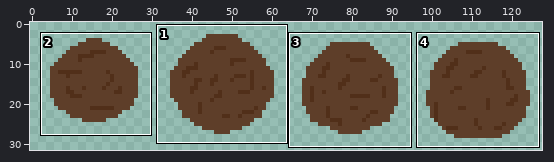
Two states of a sprite sheet, GroupGame/GroupGame/Content/Earth Bullet.png. The picture above shows the old version from afar; the outline marks the close-up.
Close-up. Before:
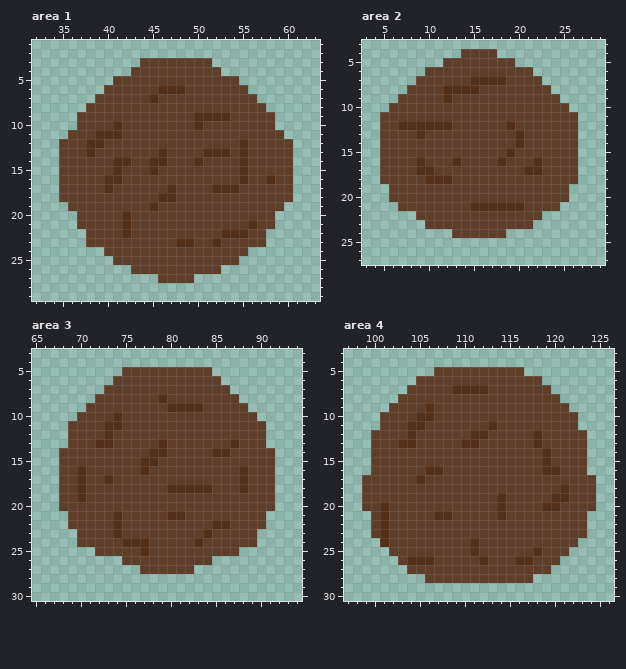
The file is 128x32 pixels. Shown: area 1: x 32..63, y 1..29; area 2: x 3..29, y 3..27; area 3: x 65..94, y 3..30; area 4: x 97..126, y 3..30.
After the commit:
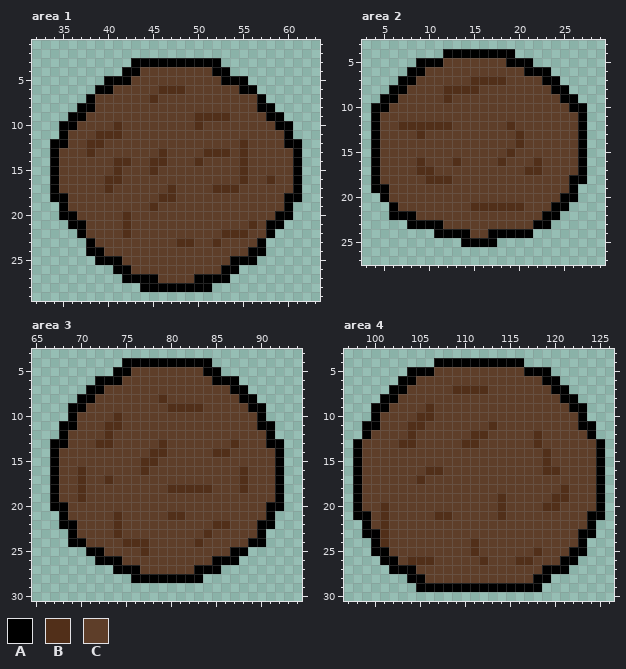
Palette (. is transparent): A #000000  B #512f19  C #5e3e29
The edit:
Changed rows in their new state; - is an unchanged pixel.
Area 1:
first column x 34:
 3 ---------AAAAAAAAAA---------
 4 --------AA--------AA--------
 5 ------AAA----------AAA------
 6 -----AA--------------AA-----
 7 ----A------------------A----
 8 ---AA------------------AA---
 9 --AA--------------------AA--
10 -AA----------------------AA-
11 -A------------------------A-
12 AA------------------------AA
13 A--------------------------A
14 A--------------------------A
15 A--------------------------A
16 A--------------------------A
17 A--------------------------A
18 AA------------------------AA
19 -A------------------------A-
20 -AA----------------------AA-
21 --AA--------------------AA--
22 ---A--------------------A---
23 ----A------------------A----
24 ----AA----------------AA----
25 -----AAA------------AAA-----
26 -------AA----------AA-------
27 --------AAAA----AAAA--------
28 ----------AAAAAAAA----------
Area 2:
first column x 4:
 4 --------AAAAAAAA--------
 5 -----AAA-------AAA------
 6 ----AA-----------AAA----
 7 ---AA--------------AA---
 8 --AA----------------AA--
 9 -AA------------------AA-
10 AA--------------------AA
11 A----------------------A
12 A----------------------A
13 A----------------------A
14 A----------------------A
15 A----------------------A
16 A----------------------A
17 A----------------------A
18 A---------------------AA
19 AA--------------------A-
20 -A-------------------AA-
21 --A-----------------AA--
22 --AAA--------------AA---
23 ----AAAA----------AA----
24 -------AAAA--AAAAA------
25 ----------AAAA----------
Area 3:
first column x 67:
 4 --------AAAAAAAAAA--------
 5 -------AA--------AA-------
 6 -----AAA----------AAA-----
 7 ----AA--------------AA----
 8 ---AA----------------AA---
 9 --AA------------------AA--
10 --A--------------------A--
11 -AA--------------------AA-
12 -A----------------------A-
13 AA----------------------AA
14 A------------------------A
15 A------------------------A
16 A------------------------A
17 A------------------------A
18 A------------------------A
19 A------------------------A
20 AA----------------------AA
21 -A----------------------A-
22 -AA--------------------AA-
23 --A--------------------A--
24 --AA------------------AA--
25 ----AA--------------AA----
26 -----AAA----------AAA-----
27 -------AAA------AAA-------
28 ---------AAAAAAAA---------
Area 4:
first column x 98:
 4 ---------AAAAAAAAAA---------
 5 ------AAA----------AAA------
 6 -----AA--------------AA-----
 7 ----AA----------------AA----
 8 ---AA------------------AA---
 9 --AA--------------------AA--
10 --A----------------------A--
11 -AA----------------------AA-
12 -A------------------------A-
13 AC------------------------CA
14 AC------------------------CA
15 AC------------------------CA
16 AC------------------------CA
17 A--------------------------A
18 A--------------------------A
19 A--------------------------A
20 A--------------------------A
21 AA------------------------AA
22 -A------------------------A-
23 -AA----------------------AA-
24 --A----------------------A--
25 --AA--------------------AA--
26 ---AA------------------AA---
27 ----AAA--------------AAA----
28 ------AA------------AA------
29 -------AAAAAAAAAAAAAA-------
Changed places in both close-ups, as pixel boxes (x1, y1, x2, y2):
changed: (50, 58, 302, 292)
changed: (371, 49, 587, 247)
changed: (50, 358, 284, 583)
changed: (353, 358, 605, 592)
